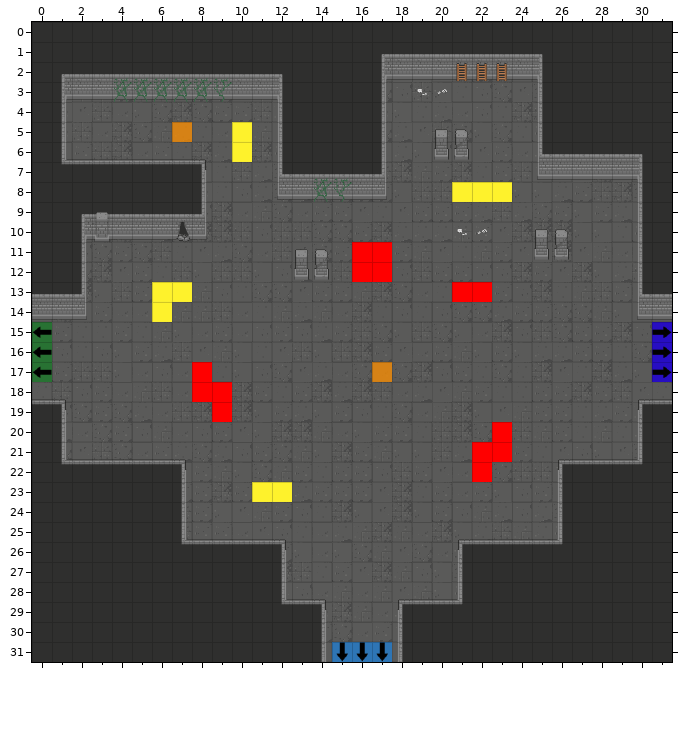
A Tiled map gets an edit: GrupaTNT/Assets/Resources/RoomData/ROOM_3_SWE_3.tmx. That is the earlier state.
Cells are 32x32 px. Shown: x 0..31, y 0..31.
The same view after the edit:
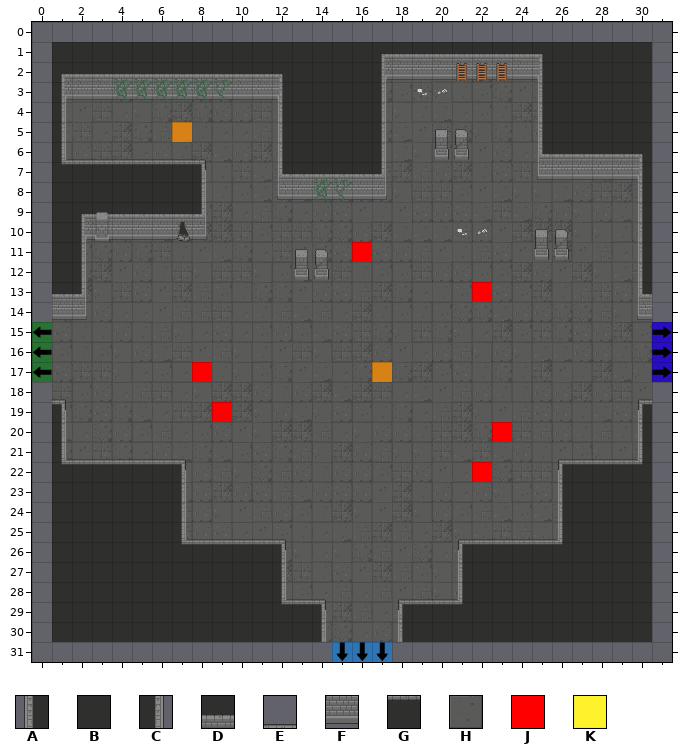
Key: from "Dungeon_Tileset_2": A 16, B 17, C 18, D 33, E 36, F 49, G 52, H 88; from "flags": J 8, K 9.
_ is an empty cell, # one hidden under a higher layer, . an unchanged one.
Changes in this commit:
--- layer "Floor"
@@ x 14..18 @@
- 0 #####
+ 0 _____
@@ x 0..31 @@
-14 H..............................H
+14 _.............................._
@@ x 0..31 @@
-18 H..............................H
+18 _.............................._
@@ x 14..18 @@
-31 H...H
+31 _..._
--- layer "Walls"
@@ x 0..31 @@
- 0 BBBBBBBBBBBBBBBBBBBBBBBBBBBBBBBB
- 1 B..............................B
- 2 B..............................B
- 3 B..............................B
- 4 B..............................B
- 5 B..............................B
- 6 B..............................B
- 7 B..............................B
- 8 B..............................B
- 9 B..............................B
-10 B..............................B
-11 B..............................B
-12 B..............................B
-13 D..............................D
-14 F..............................F
+ 0 ________________________________
+ 1 _.............................._
+ 2 _.............................._
+ 3 _.............................._
+ 4 _.............................._
+ 5 _.............................._
+ 6 _.............................._
+ 7 _.............................._
+ 8 _.............................._
+ 9 _.............................._
+10 _.............................._
+11 _.............................._
+12 _.............................._
+13 _.............................._
+14 _.............................._
@@ x 0..31 @@
-18 E..............................E
-19 G..............................G
-20 B..............................B
-21 B..............................B
-22 B..............................B
-23 B..............................B
-24 B..............................B
-25 B..............................B
-26 B..............................B
-27 B..............................B
-28 B..............................B
-29 B..............................B
-30 B..............................B
-31 BBBBBBBBBBBBBBC...ABBBBBBBBBBBBB
+18 _.............................._
+19 _.............................._
+20 _.............................._
+21 _.............................._
+22 _.............................._
+23 _.............................._
+24 _.............................._
+25 _.............................._
+26 _.............................._
+27 _.............................._
+28 _.............................._
+29 _.............................._
+30 _.............................._
+31 _______________...______________
--- layer "Flags"
@@ x 10..10 @@
- 5 K
- 6 K
+ 5 _
+ 6 _
@@ x 21..23 @@
- 8 KKK
+ 8 ___
@@ x 6..21 @@
-11 ...........J....
-12 ..........JJ....
-13 KK.............J
-14 K...............
+11 ..........._....
+12 ..........__....
+13 __............._
+14 _...............
@@ x 8..9 @@
-18 JJ
+18 __
@@ x 22..23 @@
-21 JJ
+21 __
@@ x 11..12 @@
-23 KK
+23 __
Boxes around the changes in both pictures, in picture pixels (x1, y1, x2, y2):
removed: (32, 22, 672, 322)
removed: (32, 382, 332, 662)
removed: (392, 382, 672, 662)
